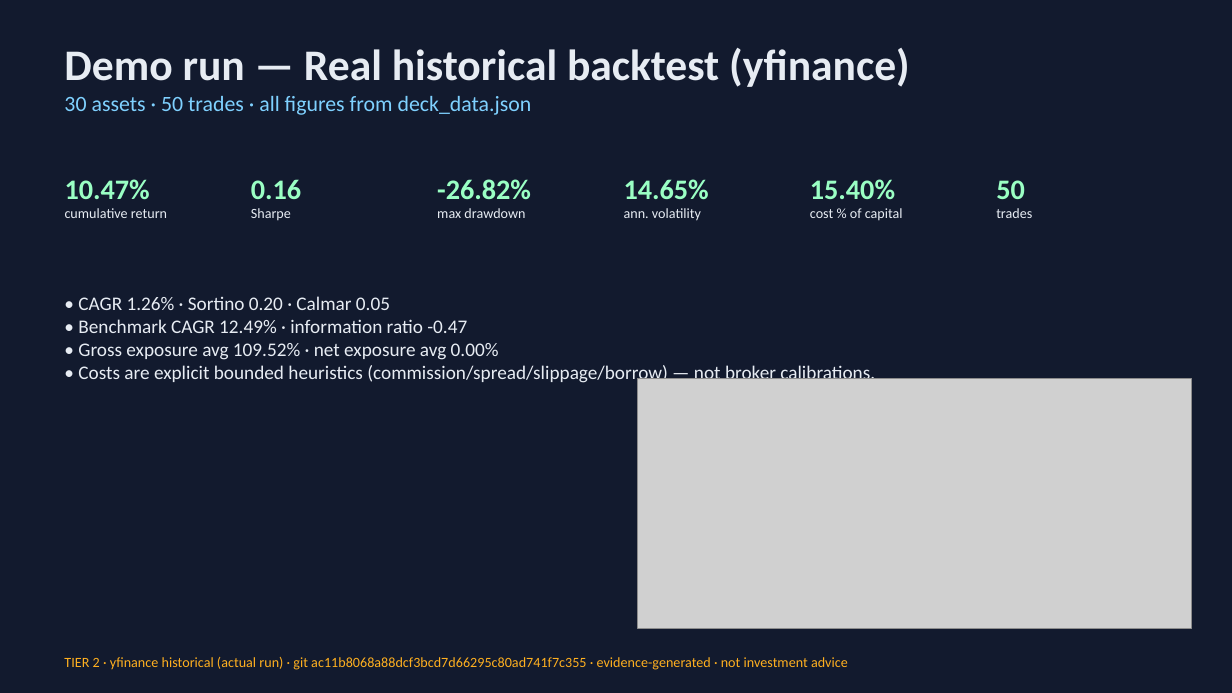
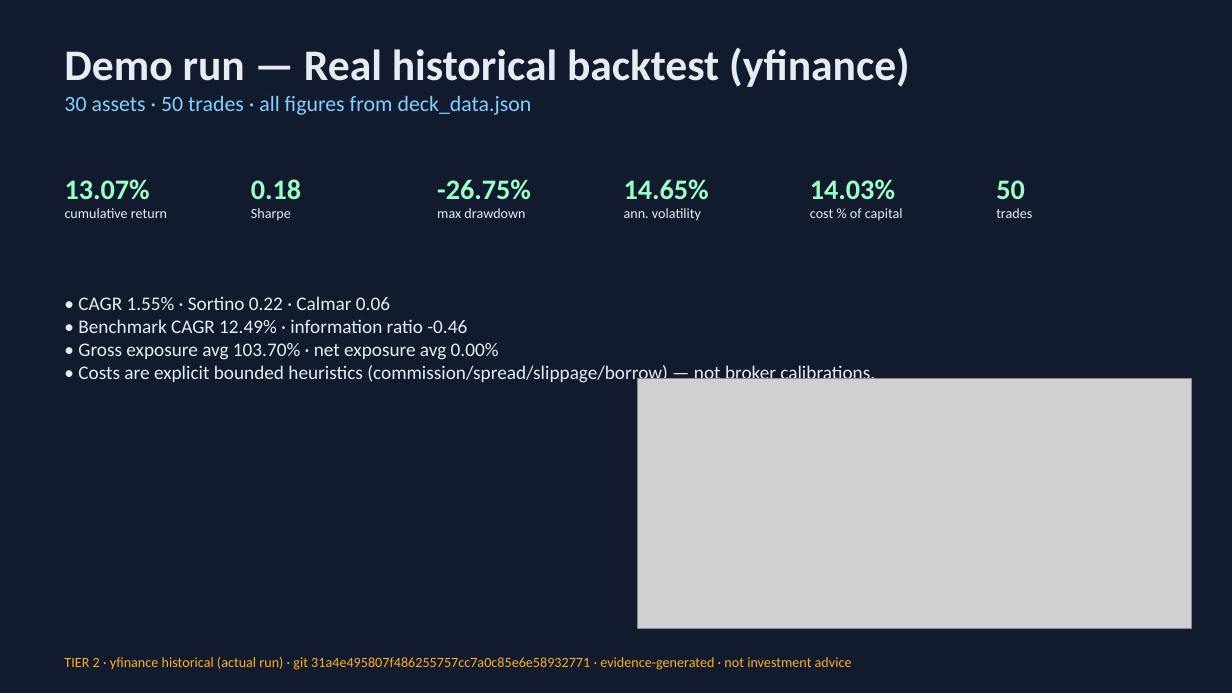
Before and after one commit to Scott-Switzer/market-fuzzer, a slide deck: slide 4 of app/static/pitch-deck/fenrix_deck.pptx. Drawn at 1232x693 pixels with LibreOffice and Linux fonts; fonts in the diff are those of the drawing; grey boxes stand for pictures. Boxes give left, top, right and bottom in pixels: in the first picture for what was removed or moved away, otherwise in the second. Text is boxed around its words. In the diff, an @@ line names an element or a change of style, - is before the commit and + after.

```diff
--- a/app/static/pitch-deck/fenrix_deck.pptx
+++ b/app/static/pitch-deck/fenrix_deck.pptx
@@ text at [65, 179, 150, 200]: text changed @@
-10.47%
+13.07%
@@ text at [251, 179, 301, 199]: text changed @@
-0.16
+0.18
@@ text at [437, 179, 531, 200]: text changed @@
--26.82%
+-26.75%
@@ text at [810, 179, 895, 200]: text changed @@
-15.40%
+14.03%
@@ text at [78, 296, 499, 360]: text changed @@
-• CAGR 1.26% · Sortino 0.20 · Calmar 0.05
-• Benchmark CAGR 12.49% · information ratio -0.47
-• Gross exposure avg 109.52% · net exposure avg 0.00%
+• CAGR 1.55% · Sortino 0.22 · Calmar 0.06
+• Benchmark CAGR 12.49% · information ratio -0.46
+• Gross exposure avg 103.70% · net exposure avg 0.00%
@@ text at [64, 657, 852, 670]: text changed @@
-TIER 2 · yfinance historical (actual run) · git ac11b8068a88dcf3bcd7d66295c80ad741f7c355 · evidence-generated · not investment advice
+TIER 2 · yfinance historical (actual run) · git 31a4e495807f486255757cc7a0c85e6e58932771 · evidence-generated · not investment advice
```
Also in this commit, not shown: 3 other slides changed, 12 other files.
